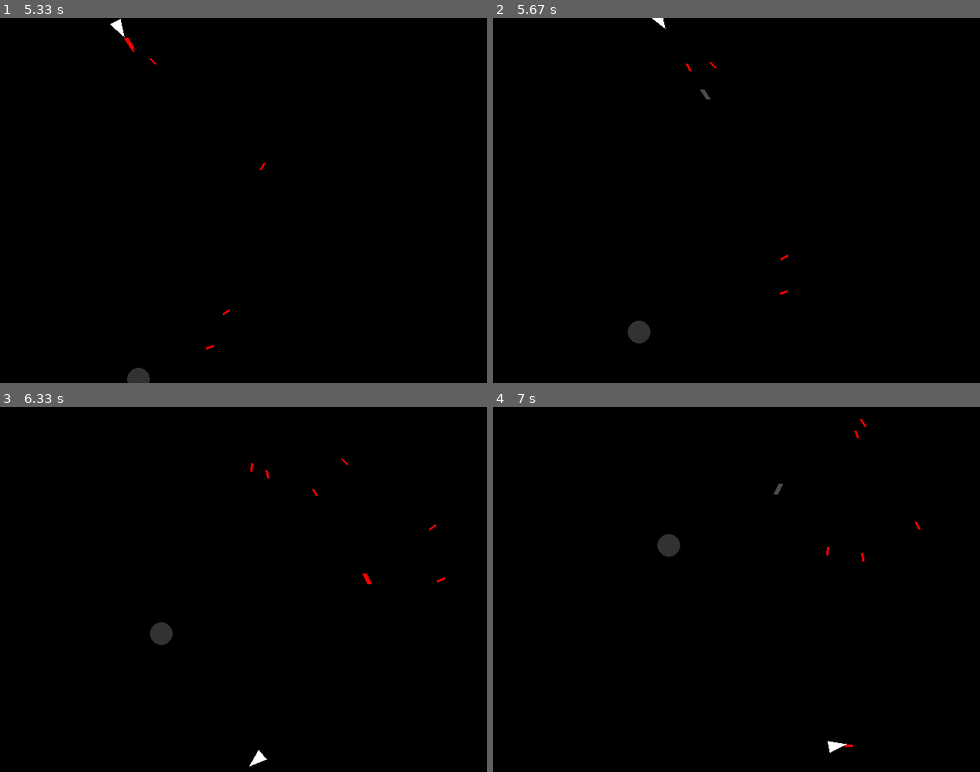
Above: before the commit, frames 1-4 (two rows, left to right).
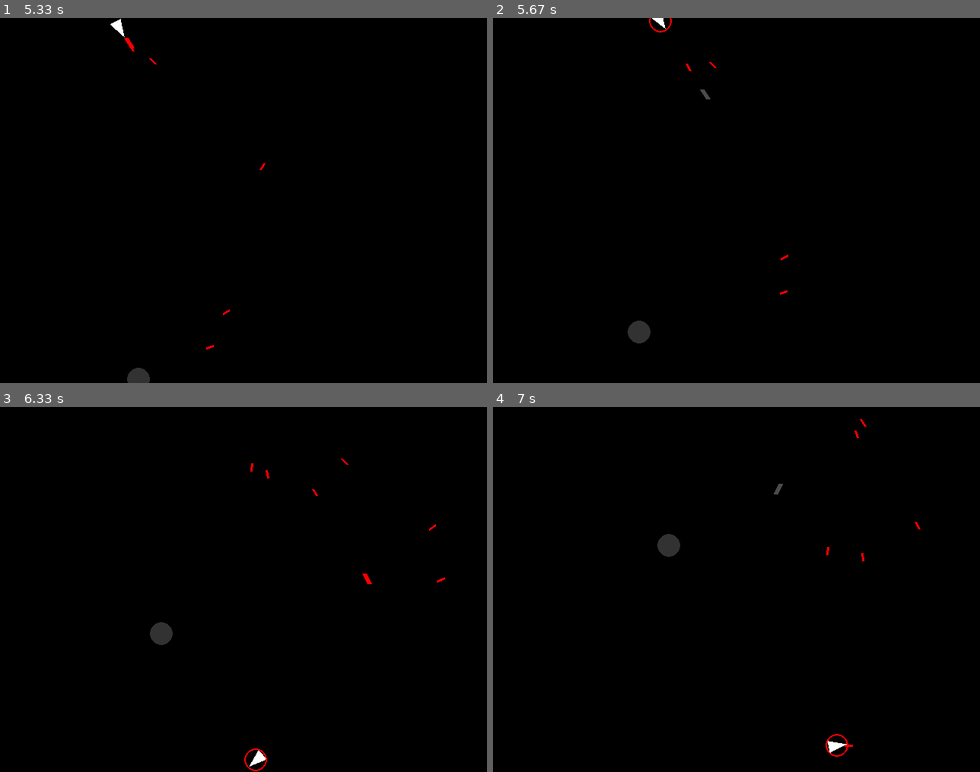
Above: after the commit, the same moments.

Repository: cub525/asteroids
Game: pygame game, started from asteroids.py
The game is run twice, just before and just after one commit, with the same random seed, the same clock (stepped at 60 frames per second) and the same inputs.
Inputs:
- Up to frame 1 (5.33 s): tap Space at 0.33, 0.73, 1.03, 1.23, 1.57, 1.87, 2.07, 2.37, 2.63, 3.07, 3.47, 3.77, 4.13, 4.43, 4.63, 4.93, 5.13 s; hold Right 0.67-1.13 s; tap B at 0.82, 2.15, 3.55, 5.22 s; hold Up 1.17-1.47 s; hold Right 1.5-1.97 s; hold Left 2-2.53 s; hold Left 2.57-2.97 s; hold Up 3-3.37 s; hold Right 3.4-4.03 s; hold Left 4.07-4.53 s; hold Right 4.57-5.03 s; hold Up from 5.07 s (still down)
- Up to frame 2 (5.67 s): release Up at 5.37 s; tap S at 5.4 s
- Up to frame 3 (6.33 s): hold Right 5.73-6.2 s; tap Space at 5.8, 6.1, 6.3 s; hold Left from 6.23 s (still down)
- Up to frame 4 (7 s): tap B at 6.38 s; tap Space at 6.6, 6.87 s; release Left at 6.77 s; hold Left from 6.8 s (still down); tap S at 6.95 s

Frame 1 is identical in both runs. In frame 2, less than 0.1% of the frame differs, in the area x 32-37%, y 0-4%; in frame 3, less than 0.1%, in the area x 50-55%, y 93-100%; in frame 4, less than 0.1%.

Commit message:
Update asteroids.py
Fixed Shields

Diff:
--- a/asteroids.py
+++ b/asteroids.py
@@ -253,8 +253,8 @@
       if keys[pg.K_s]: #shields
          if numShields < MAX_SHIELDS and not ship.shield:
           numShields=numShields+1
-     # ship.shield=True
-      #ship.shieldTime=2
+          ship.shield=True
+          ship.shieldTime= 80
 
       if keys[pg.K_b]: #bomb
          if len(bombs) < MAX_BOMBS: # Not too many bombs
